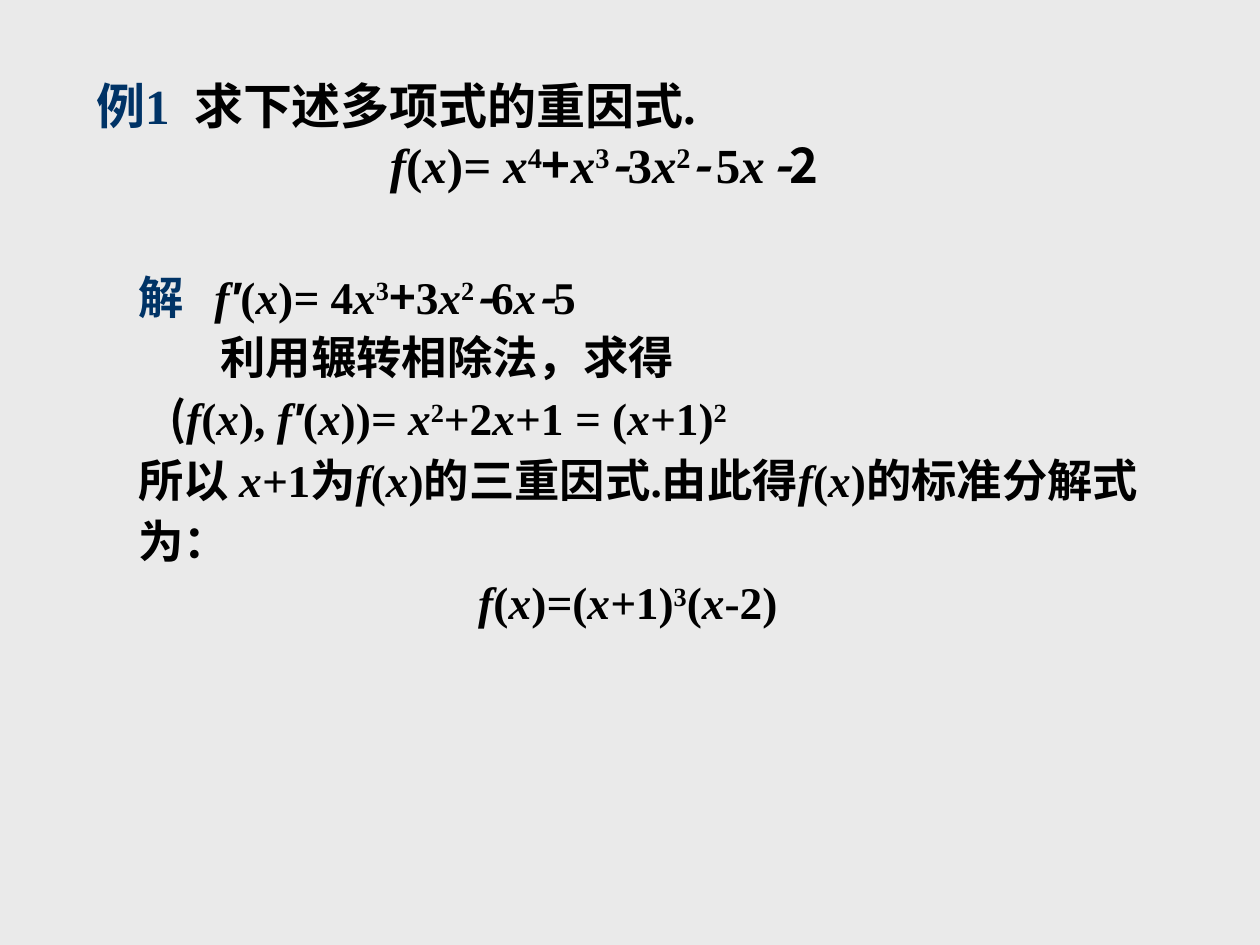
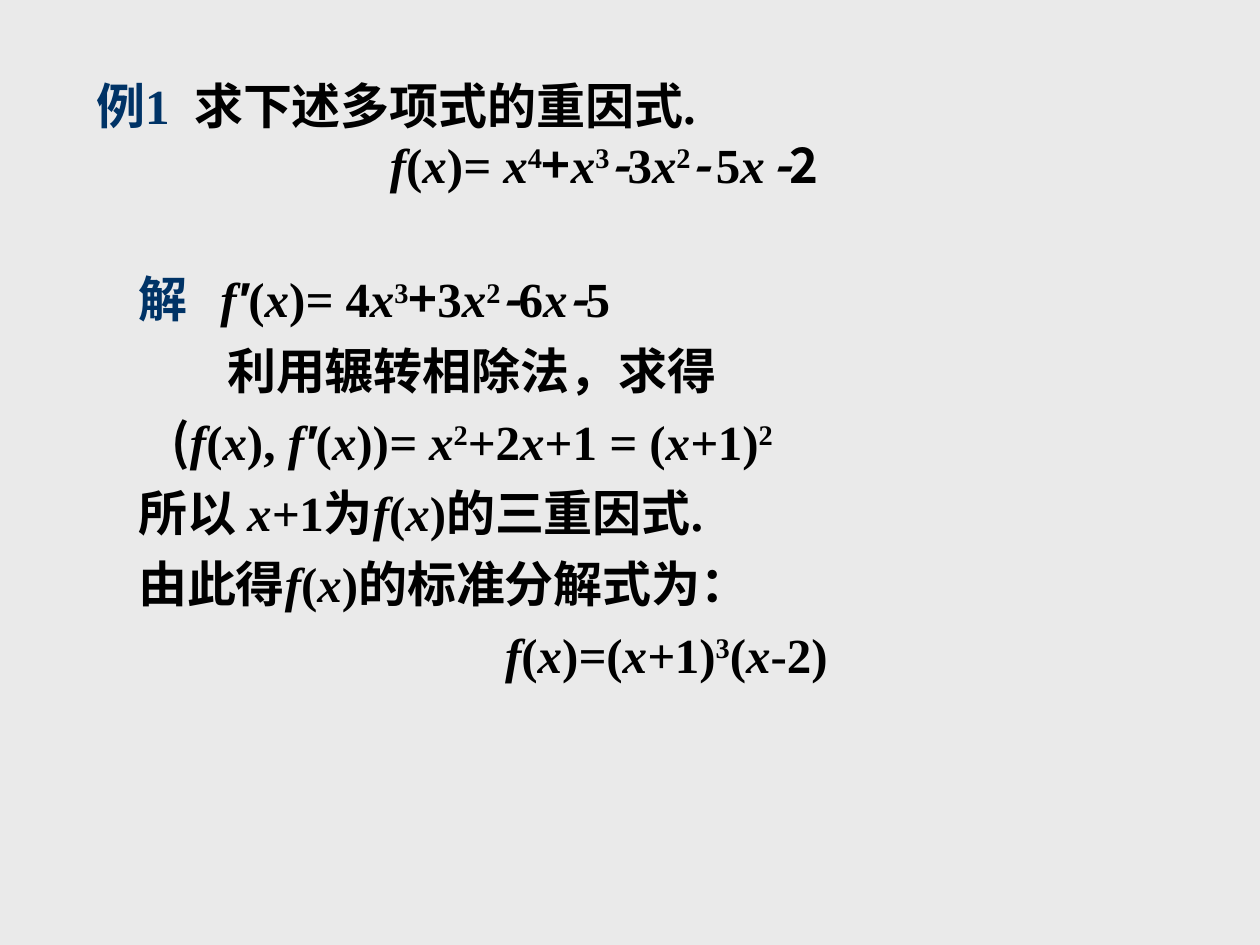
Before and after one commit to zhangbiaomath/zhangbiaomath.github.io, a slide deck: slide 72 of teaching/gaodai/课件/第1章-多项式.ppt (slide 73 before the commit). Drawn at 1260x945 pixels with LibreOffice and Linux fonts; fonts in the diff are those of the drawing. Boxes give left, top, right and bottom in pixels: in the first picture for what was removed or moved away, otherwise in the second. Text is boxed around its words. In the diff, an @@ line names an element or a change of style, - is before the commit and + after.

```diff
--- a/teaching/gaodai/课件/第1章-多项式.ppt
+++ b/teaching/gaodai/课件/第1章-多项式.ppt
@@ text at (x1=138, y1=275, x2=828, y2=683): size 25.9 to 28 pt in "解 f′(x)= 4x3+3x2-6x-5", "利用辗转相除法，求得", "(f(x), f′(x))= x2+2x+1 = (x+1)2", "f(x)=(x+1)3(x-2)"; line spacing 0.9 to 1 @@
@@ text at (x1=138, y1=490, x2=750, y2=613): text changed; size 25.9 to 28 pt @@
-所以 x+1为f(x)的三重因式.由此得f(x)的标准分解式
-为：
+所以 x+1为f(x)的三重因式.
+由此得f(x)的标准分解式为：
```
Also in this commit, not shown: 44 other slides changed, 5 slides removed, 6 other files.
